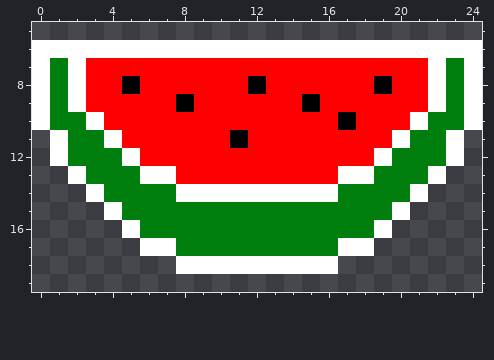
Pixel-art sprite, stored at Assets/Sprites/watermelon.png. This is how it looked before the edit.
The file is 200x200 pixels, drawn in blocks of 8x8; one block is one cell here. Shown: x 0..24, y 5..19.
After the commit:
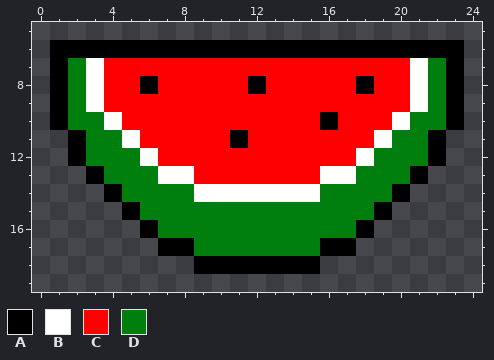
Palette (. is transparent): A #000000  B #ffffff  C #ff0000  D #007f0e
Diff:
Colour B becomes colour A in row 6 at x 1 to 23; in row 17 at x 7 and 17; in row 18 at x 9 to 15.
Colour C becomes colour A in row 8 at x 6 and 18; in row 10 at x 16.
Colour D becomes colour A in rows 7 to 10 at x 1 and 23; in rows 11 to 12 at x 2 and 22; in row 13 at x 3 and 21; in row 14 at x 4 and 20; in row 15 at x 5 and 19; in row 16 at x 6 and 18.
Colour D becomes colour A in row 17 at x 8 and 16.
Colour C becomes colour B in rows 7 to 9 at x 3 and 21; in row 10 at x 4 and 20; in row 11 at x 5 and 19; in row 12 at x 6 and 18; in row 13 at x 8 and 16.
Colour A becomes colour C in row 8 at x 5 and 19; in row 9 at x 8 and 15; in row 10 at x 17.
Colour B becomes colour D in rows 7 to 9 at x 2 and 22; in row 10 at x 3 and 21; in row 11 at x 4 and 20; in row 12 at x 5 and 19; in row 13 at x 6 and 18; in row 14 at x 8 and 16.
The author cleared colour B in rows 6 to 10 at x 0 and 24; in rows 11 to 12 at x 1 and 23; in row 13 at x 2 and 22; in row 14 at x 3 and 21; in row 15 at x 4 and 20; in row 16 at x 5 and 19.
The author cleared colour B in row 17 at x 6 and 18; in row 18 at x 8 and 16.
Pixel boxes of the changes (left, top, right, bottom) in both pictures:
changed: (32, 40, 482, 274)
